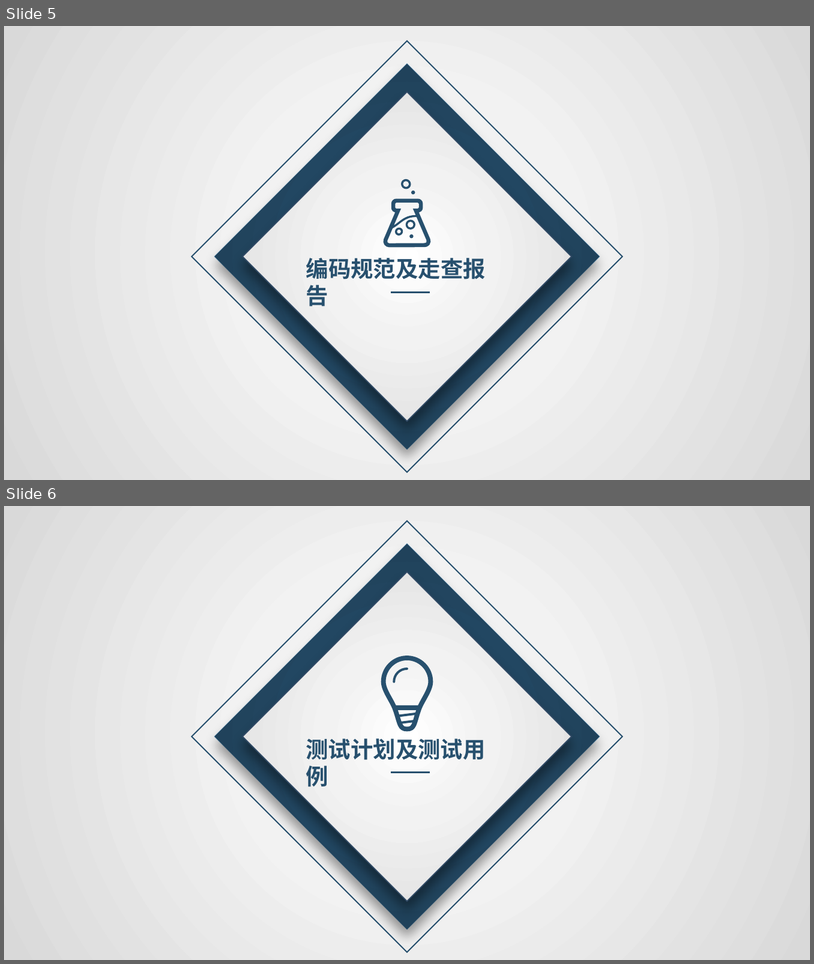
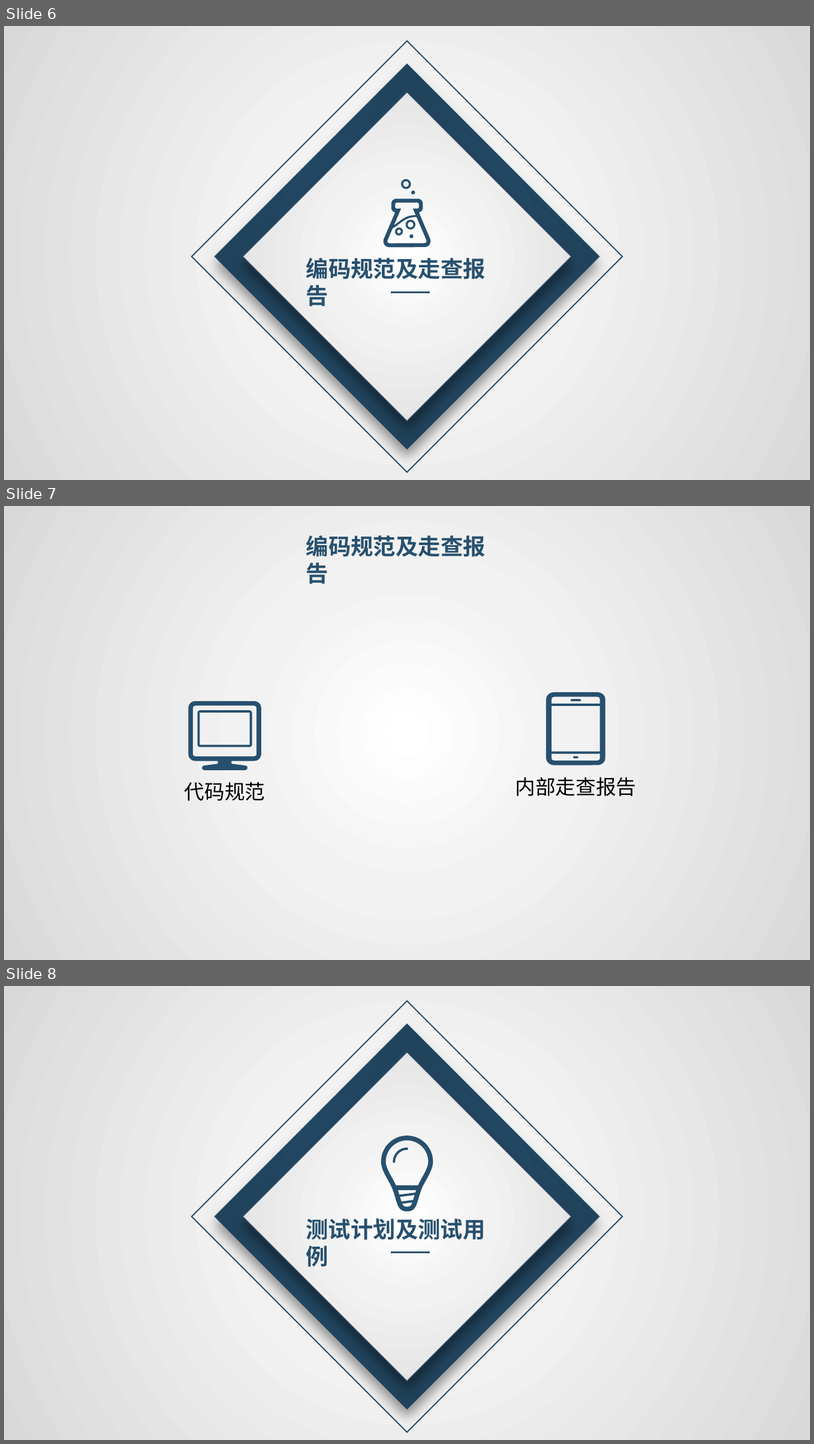
Before and after one commit to avgstuBoboge/SE2020-document, a slide deck: ppt/SE2020-G16-实现测试.pptx. Shown one above the other, each under a label of ours: slides 5 and 6 before the commit, slides 6, 7 and 8 after it. The pictures are 814x964 and 814x1444 pixels, drawn with LibreOffice and Linux fonts; fonts in the diff are those of the drawing. Boxes give left, top, right and bottom in pixels: in the first picture for what was removed or moved away, otherwise in the second. Text is boxed around its words. In the diff, an @@ line names an element or a change of style, - is before the commit and + after.

```diff
--- a/ppt/SE2020-G16-实现测试.pptx
+++ b/ppt/SE2020-G16-实现测试.pptx
@@ slide 7 added at (4, 506, 810, 960), background gradient #FFFFFF to #F2F2F2 to #D9D9D9 @@
@@ text added at (306, 535, 486, 584), 20 pt, text #27506E, bold @@
+编码规范及走查报告
@@ freeform shape added at (189, 701, 261, 771), fill #27506E @@
@@ freeform shape added at (547, 692, 606, 765), fill #27506E @@
@@ freeform shape added at (571, 699, 581, 701), fill #27506E @@
@@ freeform shape added at (198, 710, 252, 747), fill #27506E @@
@@ freeform shape added at (573, 756, 579, 759), fill #27506E @@
@@ text added at (185, 781, 265, 801), 18 pt, text #000000 @@
+代码规范
@@ text added at (516, 777, 637, 796), 18 pt, text #000000 @@
+内部走查报告
@@ what was slide 5 is now slide 6 @@
@@ what was slide 6 is now slide 8 @@
```
Also in this commit, not shown: 1 slide changed, 7 other slides added, 1 slide removed.
